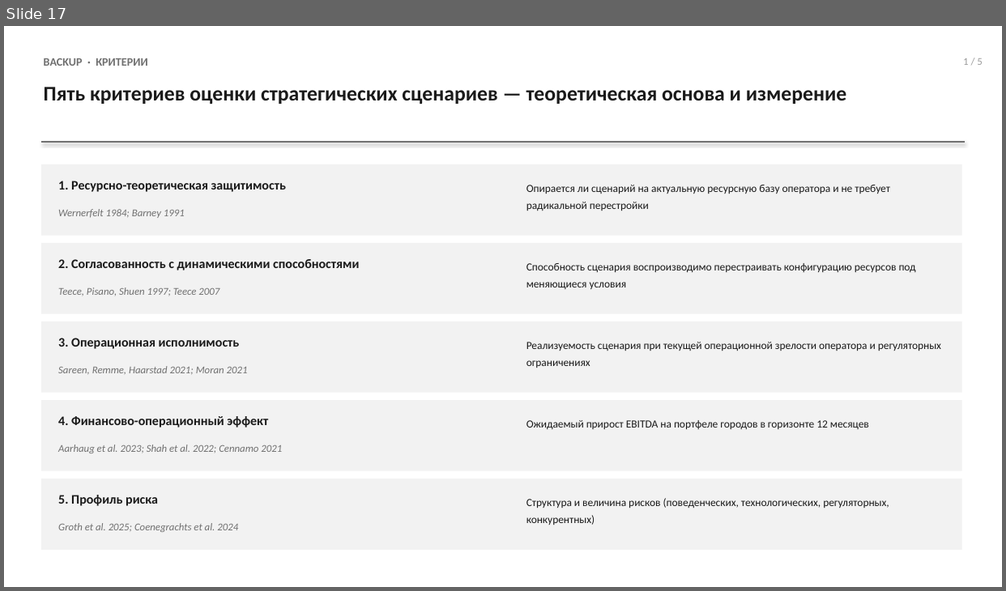
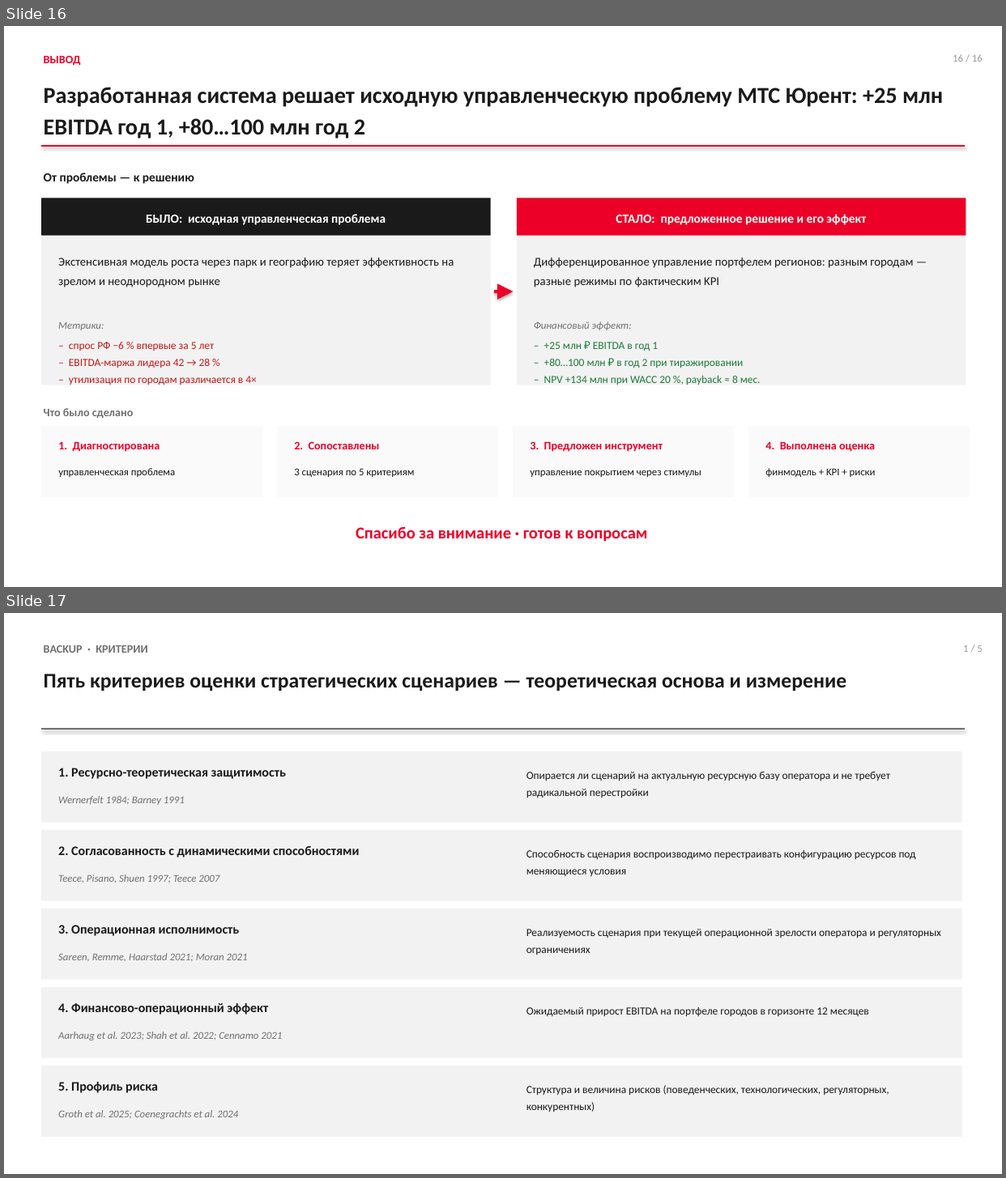
Before and after one commit to alalolop3-hue/-, a slide deck: vkr/VKR_presentation.pptx. Shown one above the other, each under a label of ours: slide 17 before the commit, slides 16 and 17 after it. The pictures are 1006x591 and 1006x1178 pixels, drawn with LibreOffice and Linux fonts; fonts in the diff are those of the drawing. Boxes give left, top, right and bottom in pixels: in the first picture for what was removed or moved away, otherwise in the second. Text is boxed around its words. In the diff, an @@ line names an element or a change of style, - is before the commit and + after.

```diff
--- a/vkr/VKR_presentation.pptx
+++ b/vkr/VKR_presentation.pptx
@@ slide 16 added at box(4, 26, 1002, 587), background #FFFFFF @@
@@ text added at box(44, 55, 81, 65), 11 pt, text #ED0028, bold @@
+ВЫВОД
@@ text added at box(953, 54, 982, 62), 10 pt, text #9A9A9A @@
+16 / 16
@@ text added at box(44, 87, 943, 139), 22 pt, text #1A1A1A, bold @@
+Разработанная система решает исходную управленческую проблему МТС Юрент: +25 млн EBITDA год 1, +80…100 млн год 2
@@ line added from (41, 146) to (965, 146), #ED0028 1.5 pt @@
@@ text added at box(44, 173, 194, 184), 12 pt, text #1A1A1A, bold @@
+От проблемы — к решению
@@ rectangle added at box(41, 199, 491, 386), fill #F2F2F2 @@
@@ rectangle added at box(41, 199, 491, 236), fill #1A1A1A @@
@@ text added at box(146, 214, 386, 225), 12 pt, text #FFFFFF, bold @@
+БЫЛО: исходная управленческая проблема
@@ rectangle added at box(517, 199, 966, 386), fill #F2F2F2 @@
@@ rectangle added at box(517, 199, 966, 236), fill #ED0028 @@
@@ text added at box(616, 214, 866, 225), 12 pt, text #FFFFFF, bold @@
+СТАЛО: предложенное решение и его эффект
@@ text added at box(58, 258, 454, 288), 11.5 pt, text #1A1A1A @@
+Экстенсивная модель роста через парк и географию теряет эффективность на зрелом и неоднородном рынке
@@ text added at box(534, 258, 913, 288), 11.5 pt, text #1A1A1A @@
+Дифференцированное управление портфелем регионов: разным городам — разные режимы по фактическим KPI
@@ arrow added from (494, 292) to (513, 292), #ED0028 3 pt @@
@@ text added at box(58, 322, 104, 331), 10 pt, text #707070, italic @@
+Метрики:
@@ text added at box(534, 322, 631, 331), 10 pt, text #707070, italic @@
+Финансовый эффект:
@@ text added at box(69, 342, 257, 385), 10.5 pt, text #C01A1A @@
+– спрос РФ −6 % впервые за 5 лет
+– EBITDA-маржа лидера 42 → 28 %
+– утилизация по городам различается в 4×
@@ text added at box(544, 342, 761, 385), 10.5 pt, text #1E7A3C @@
+– +25 млн ₽ EBITDA в год 1
+– +80…100 млн ₽ в год 2 при тиражировании
+– NPV +134 млн при WACC 20 %, payback ≈ 8 мес.
@@ text added at box(44, 408, 134, 418), 11 pt, text #707070, bold @@
+Что было сделано
@@ rectangle added at box(41, 426, 262, 497), fill #FAFAFA @@
@@ rectangle added at box(277, 426, 498, 497), fill #FAFAFA @@
@@ rectangle added at box(513, 426, 734, 497), fill #FAFAFA @@
@@ rectangle added at box(749, 426, 970, 497), fill #FAFAFA @@
@@ text added at box(58, 442, 160, 452), 11 pt, text #ED0028, bold @@
+1. Диагностирована
@@ text added at box(294, 442, 380, 450), 11 pt, text #ED0028, bold @@
+2. Сопоставлены
@@ text added at box(530, 442, 663, 452), 11 pt, text #ED0028, bold @@
+3. Предложен инструмент
@@ text added at box(765, 442, 875, 452), 11 pt, text #ED0028, bold @@
+4. Выполнена оценка
@@ text added at box(58, 468, 175, 477), 10 pt, text #1A1A1A @@
+управленческая проблема
@@ text added at box(294, 468, 414, 477), 10 pt, text #1A1A1A @@
+3 сценария по 5 критериям
@@ text added at box(530, 470, 701, 477), 10 pt, text #1A1A1A @@
+управление покрытием через стимулы
@@ text added at box(765, 468, 876, 477), 10 pt, text #1A1A1A @@
+финмодель + KPI + риски
@@ text added at box(356, 527, 647, 542), 16 pt, text #ED0028, bold @@
+Спасибо за внимание · готов к вопросам
```
Also in this commit, not shown: 9 slides changed, 4 other slides added, 5 slides removed, 4 other files.
